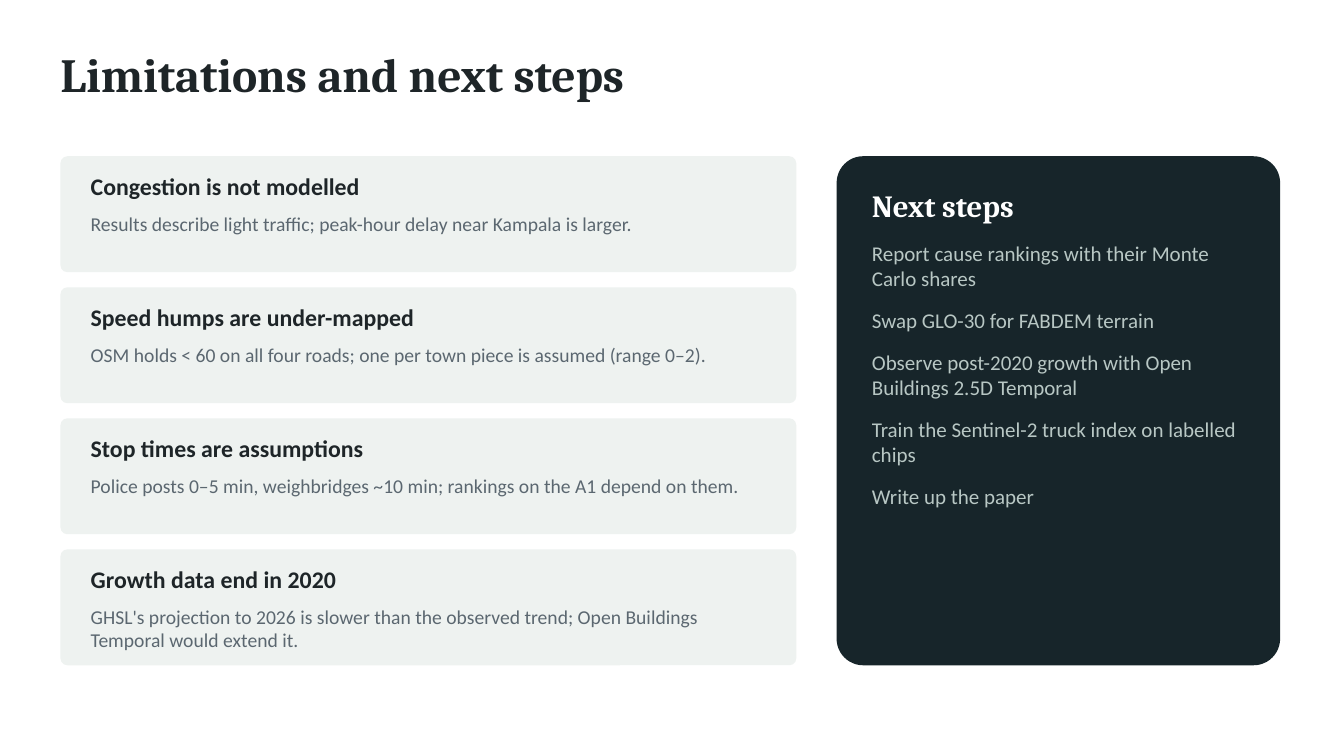
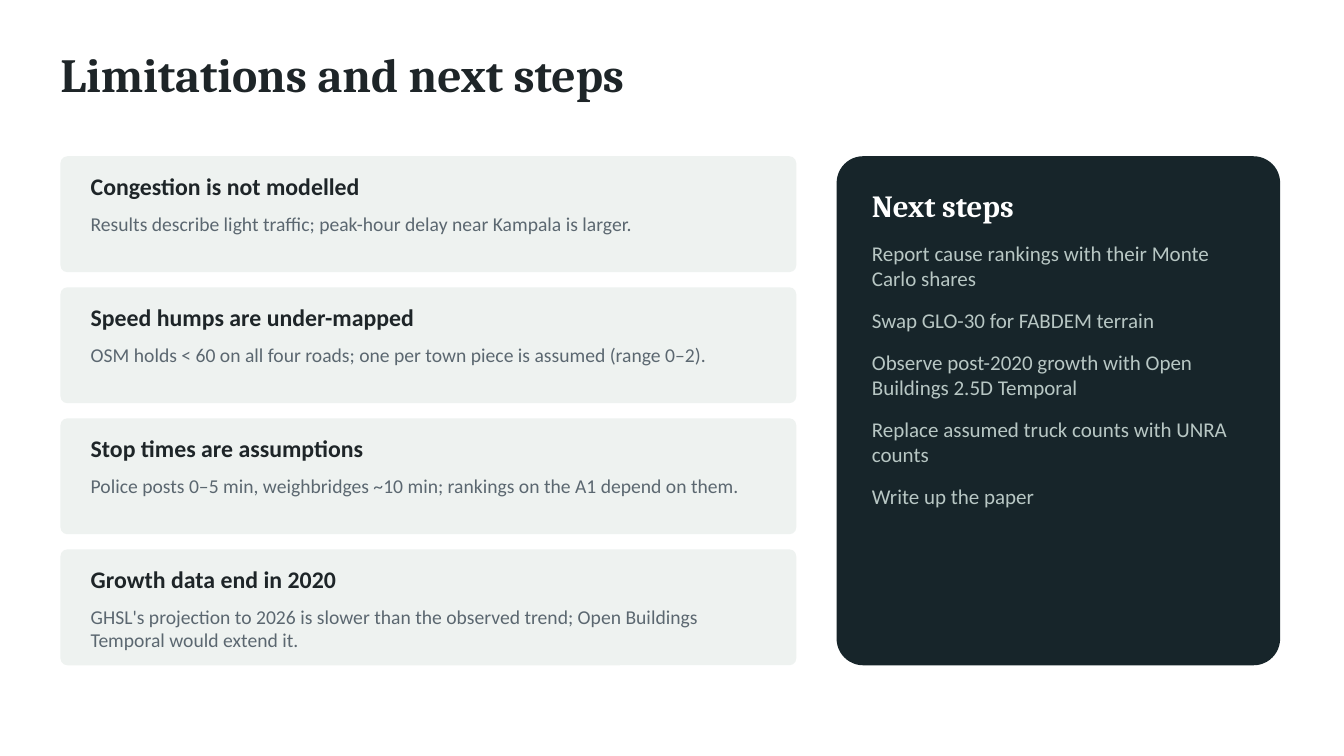
Before and after one commit to gavacharles/uganda-trade-corridors, a slide deck: slide 19 of presentation/highways_high_streets.pptx (slide 13 before the commit). Drawn at 1344x756 pixels with LibreOffice and Linux fonts; fonts in the diff are those of the drawing. Boxes give left, top, right and bottom in pixels: in the first picture for what was removed or moved away, otherwise in the second. Text is boxed around its words. In the diff, an @@ line names an element or a change of style, - is before the commit and + after.

```diff
--- a/presentation/highways_high_streets.pptx
+++ b/presentation/highways_high_streets.pptx
@@ text at [872, 422, 1227, 462]: text changed @@
-Train the Sentinel-2 truck index on labelled chips
+Replace assumed truck counts with UNRA counts
```
Also in this commit, not shown: 2 other slides changed, 6 slides added, 20 other files.
